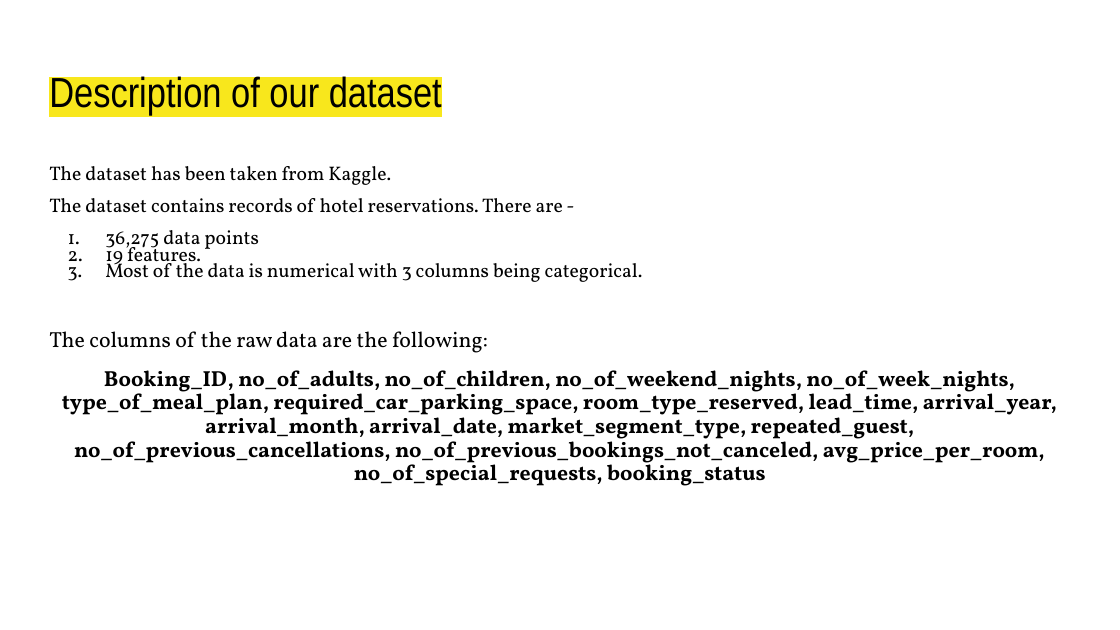
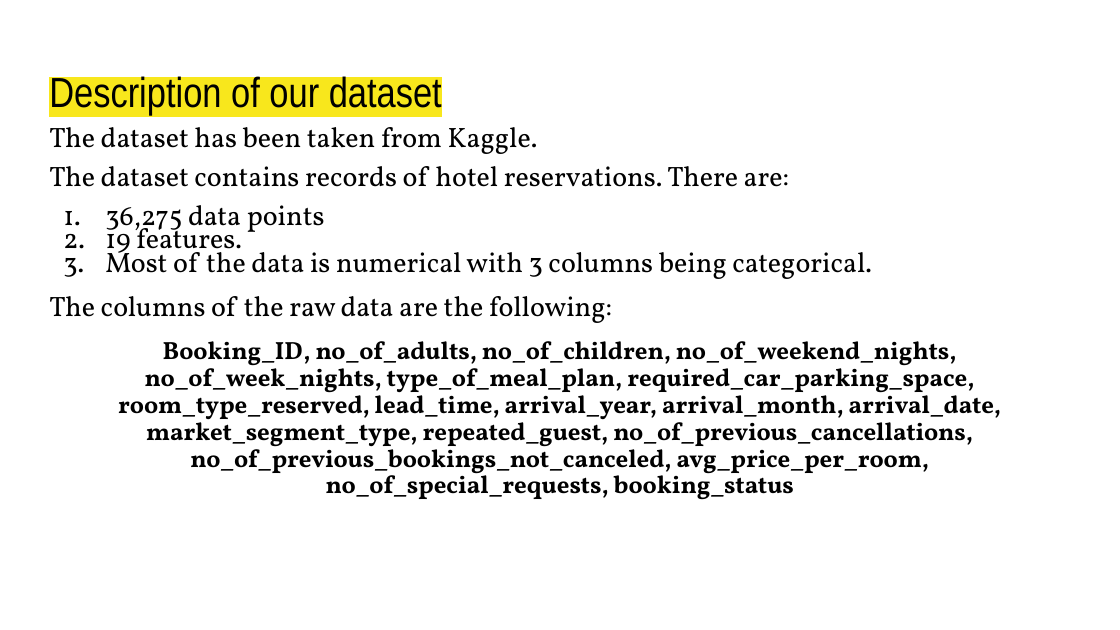
Before and after one commit to domivillacis/Hotel_reservations_analysis, a slide deck: slide 4 of Hotel_Reservations.pptx (slide 5 before the commit). Drawn at 1120x630 pixels with LibreOffice and Linux fonts; fonts in the diff are those of the drawing. Boxes give left, top, right and bottom in pixels: in the first picture for what was removed or moved away, otherwise in the second. Text is boxed around its words. In the diff, an @@ line names an element or a change of style, - is before the commit and + after.

```diff
--- a/Hotel_Reservations.pptx
+++ b/Hotel_Reservations.pptx
@@ text at box(49, 127, 1001, 500): size 12.6 to 18 pt in "The dataset has been taken from Kaggle.", "36,275 data points", "19 features.", "Most of the data is numerical with ..."; size 14 to 18 pt in "The columns of the raw data are ..."; size 14 to 16 pt in "Booking_ID, no_of_adults, no_of_children, no_of_weekend_nigh ..."; indent changed @@
@@ text at box(49, 166, 790, 187): text changed; size 12.6 to 18 pt @@
-The dataset contains records of hotel reservations. There are -
+The dataset contains records of hotel reservations. There are:
```
Also in this commit, not shown: 19 other slides changed, 15 slides added, 3 slides removed.
